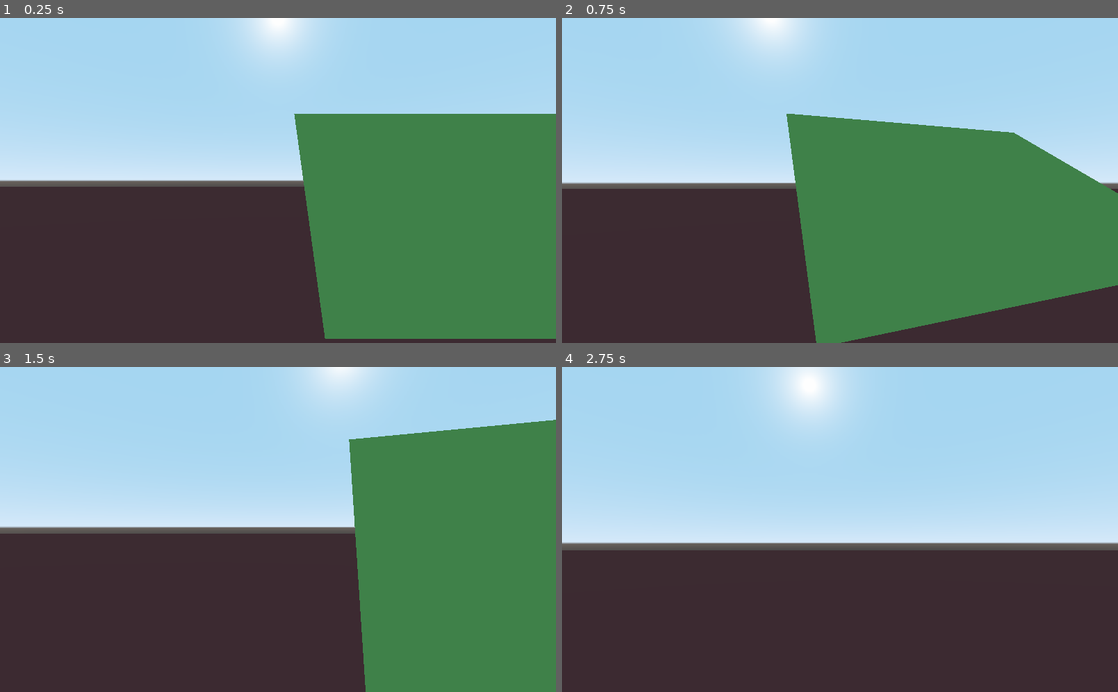
Above: before the commit, frames 1-4 (two rows, left to right).
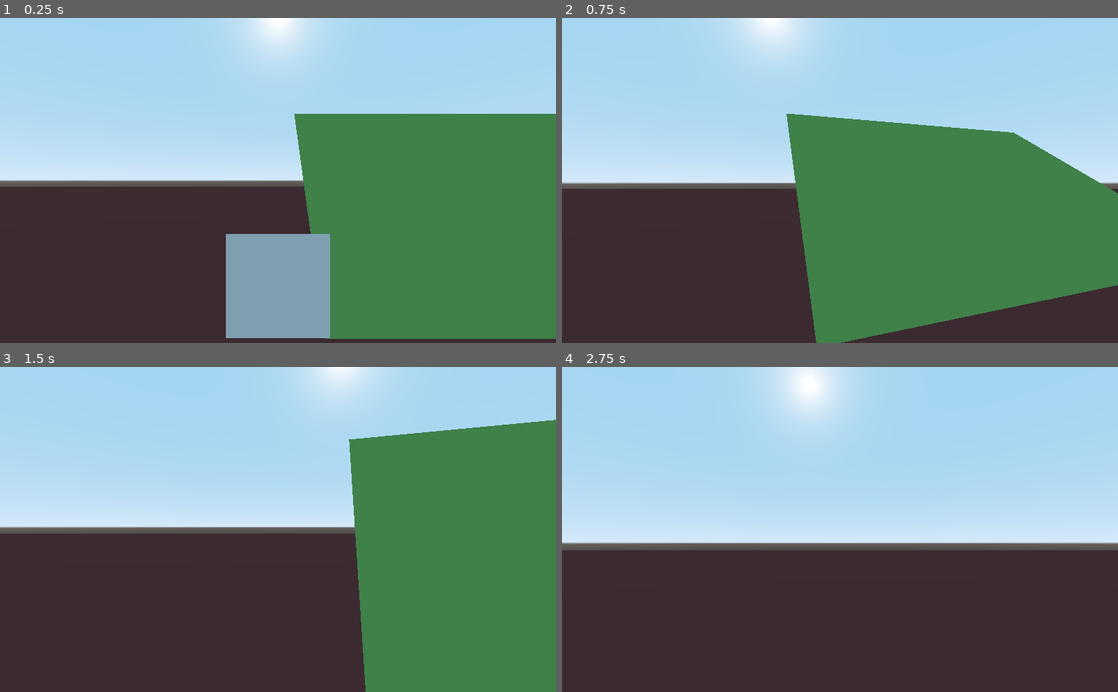
Above: after the commit, the same moments.

Repository: texaco/FPS-base
Game: Godot game, scene res://World.tscn
Same seed, same stepped clock (60 frames per second), same inputs: the game is played once before the commit and once after it.
Inputs (mouse positions are in pixels of both pictures, inside the frame that each line leads up to):
- Up to frame 1 (0.25 s): no input
- Up to frame 2 (0.75 s): tap Enter (ui_accept) at 0.5, 0.6 s; move the mouse to (867, 180) at 0.52 s; hold Up (ui_up) from 0.53 s (still down)
- Up to frame 3 (1.5 s): keep holding Up (ui_up); tap Space (jump) at 0.77 s; move the mouse to (250, 529) at 1.27 s; tap F (fly) at 1.35 s
- Up to frame 4 (2.75 s): keep holding Up (ui_up); tap Space (jump) at 1.52 s; tap Enter (ui_accept) at 1.55, 2.3 s; move the mouse to (851, 523) at 2.02 s; hold Shift (run) from 2.03 s (still down)

The runs differ from the first frame. In frame 1, 6.0% of the frame differs, in the area x 40-60%, y 66-99%; in frame 2, nothing differs; in frame 3, less than 0.1%; in frame 4, nothing differs.

Commit message:
Add secret chamber with signals and animations

Diff:
--- /dev/null
+++ b/AnimationScn.gd
@@ -0,0 +1,6 @@
+extends Spatial
+
+signal leaver_on
+
+func _on_Area_body_entered(body):
+	emit_signal("leaver_on")
--- a/AnimationScn.tscn
+++ b/AnimationScn.tscn
@@ -1,6 +1,7 @@
-[gd_scene load_steps=10 format=2]
+[gd_scene load_steps=11 format=2]
 
-[ext_resource path="res://wtf.gd" type="Script" id=1]
+[ext_resource path="res://AnimationScn.gd" type="Script" id=1]
+[ext_resource path="res://wtf.gd" type="Script" id=2]
 
 [sub_resource type="Animation" id=1]
 tracks/0/type = "value"
@@ -39,10 +40,11 @@
 height = 0.5
 
 [node name="AnimationScn" type="Spatial"]
+script = ExtResource( 1 )
 
 [node name="wtf" type="AnimationPlayer" parent="."]
 anims/LeaverAnimation = SubResource( 1 )
-script = ExtResource( 1 )
+script = ExtResource( 2 )
 
 [node name="LeaverBase" type="MeshInstance" parent="."]
 mesh = SubResource( 2 )
@@ -80,4 +82,5 @@
 mesh = SubResource( 8 )
 material/0 = null
 
+[connection signal="body_entered" from="LeaverBase/Area" to="." method="_on_Area_body_entered"]
 [connection signal="body_entered" from="LeaverBase/Area" to="wtf" method="_on_Area_body_entered"]
--- /dev/null
+++ b/MenuScn.gd
@@ -0,0 +1,6 @@
+extends Spatial
+
+
+
+func _on_World_show_menu():
+	$AnimationPlayer.play("Menu")
--- /dev/null
+++ b/MenuScn.tscn
@@ -0,0 +1,33 @@
+[gd_scene load_steps=4 format=2]
+
+[ext_resource path="res://MenuScn.gd" type="Script" id=1]
+
+[sub_resource type="QuadMesh" id=1]
+
+[sub_resource type="Animation" id=2]
+resource_name = "Menu"
+tracks/0/type = "value"
+tracks/0/path = NodePath("Menu:rotation_degrees")
+tracks/0/interp = 1
+tracks/0/loop_wrap = true
+tracks/0/imported = false
+tracks/0/enabled = true
+tracks/0/keys = {
+"times": PoolRealArray( 0, 1 ),
+"transitions": PoolRealArray( 1, 1 ),
+"update": 0,
+"values": [ Vector3( -127.48, 0, 0 ), Vector3( 0, 0, 0 ) ]
+}
+
+[node name="MenuScn" type="Spatial"]
+script = ExtResource( 1 )
+
+[node name="Menu" type="Spatial" parent="."]
+
+[node name="MeshInstance" type="MeshInstance" parent="Menu"]
+transform = Transform( 1, 0, 0, 0, 1, 0, 0, 0, 1, 0, 0, -2.22473 )
+mesh = SubResource( 1 )
+material/0 = null
+
+[node name="AnimationPlayer" type="AnimationPlayer" parent="."]
+anims/Menu = SubResource( 2 )
--- /dev/null
+++ b/SecretChamber.gd
@@ -0,0 +1,4 @@
+extends Spatial
+
+func _on_LeaverScn_leaver_on():
+	$AnimationPlayer.play("OpeningDoor")
--- /dev/null
+++ b/SecretChamber.tscn
@@ -0,0 +1,95 @@
+[gd_scene load_steps=10 format=2]
+
+[ext_resource path="res://SecretChamber.gd" type="Script" id=1]
+[ext_resource path="res://DynamicTexture.tres" type="Material" id=2]
+
+[sub_resource type="CubeMesh" id=1]
+
+[sub_resource type="BoxShape" id=6]
+extents = Vector3( 3, 3, 0.25 )
+
+[sub_resource type="QuadMesh" id=2]
+size = Vector2( 6, 6 )
+
+[sub_resource type="OpenSimplexNoise" id=5]
+seed = 50
+
+[sub_resource type="NoiseTexture" id=4]
+seamless = true
+noise = SubResource( 5 )
+
+[sub_resource type="SpatialMaterial" id=3]
+albedo_color = Color( 0.917647, 0.470588, 0.909804, 1 )
+roughness = 0.2
+roughness_texture = SubResource( 4 )
+roughness_texture_channel = 4
+
+[sub_resource type="Animation" id=7]
+resource_name = "OpeningDoor"
+tracks/0/type = "value"
+tracks/0/path = NodePath("Door:translation")
+tracks/0/interp = 1
+tracks/0/loop_wrap = true
+tracks/0/imported = false
+tracks/0/enabled = true
+tracks/0/keys = {
+"times": PoolRealArray( 0, 1 ),
+"transitions": PoolRealArray( 1, 1 ),
+"update": 0,
+"values": [ Vector3( 0, 0, 3 ), Vector3( 0, 5.26966, 3 ) ]
+}
+
+[node name="SecretChamber" type="Spatial"]
+script = ExtResource( 1 )
+
+[node name="Core" type="MeshInstance" parent="."]
+mesh = SubResource( 1 )
+material/0 = ExtResource( 2 )
+
+[node name="Walls" type="Spatial" parent="."]
+
+[node name="StaticBody" type="StaticBody" parent="Walls"]
+editor/display_folded = true
+
+[node name="CollisionShapeBack" type="CollisionShape" parent="Walls/StaticBody"]
+transform = Transform( 1, 0, 0, 0, 1, 0, 0, 0, 1, 0, 0, -3 )
+shape = SubResource( 6 )
+
+[node name="CollisionShapeLeft" type="CollisionShape" parent="Walls/StaticBody"]
+transform = Transform( -4.37114e-08, 0, 1, 0, 1, 0, -1, 0, -4.37114e-08, -3, 0, 0 )
+shape = SubResource( 6 )
+
+[node name="CollisionShapeRight" type="CollisionShape" parent="Walls/StaticBody"]
+transform = Transform( -4.37114e-08, 0, 1, 0, 1, 0, -1, 0, -4.37114e-08, 3, 0, 0 )
+shape = SubResource( 6 )
+
+[node name="WallLeft" type="MeshInstance" parent="Walls"]
+transform = Transform( -4.37114e-08, 0, 1, 0, 1, 0, -1, 0, -4.37114e-08, 3, 0, 0 )
+mesh = SubResource( 2 )
+material/0 = SubResource( 3 )
+
+[node name="WallRight" type="MeshInstance" parent="Walls"]
+transform = Transform( 1.19249e-08, 0, -1, 0, 1, 0, 1, 0, 1.19249e-08, -3, 0, 0 )
+mesh = SubResource( 2 )
+material/0 = SubResource( 3 )
+
+[node name="WallBack" type="MeshInstance" parent="Walls"]
+transform = Transform( -1, 0, -8.74228e-08, 0, 1, 0, 8.74228e-08, 0, -1, 0, 0, -3 )
+mesh = SubResource( 2 )
+material/0 = SubResource( 3 )
+
+[node name="Roof" type="MeshInstance" parent="Walls"]
+transform = Transform( 1, 0, 0, 0, 1.19249e-08, 1, 0, -1, 1.19249e-08, 0, 3, 0 )
+mesh = SubResource( 2 )
+material/0 = SubResource( 3 )
+
+[node name="Door" type="MeshInstance" parent="."]
+transform = Transform( 1, 0, 0, 0, 1, 0, 0, 0, 1, 0, 0, 3 )
+mesh = SubResource( 2 )
+material/0 = SubResource( 3 )
+
+[node name="AnimationPlayer" type="AnimationPlayer" parent="."]
+anims/OpeningDoor = SubResource( 7 )
+
+[node name="Camera" type="Camera" parent="."]
+transform = Transform( 1, 0, 0, 0, 1, 0, 0, 0, 1, 0, 0, 8 )
--- a/World.gd
+++ b/World.gd
@@ -5,6 +5,7 @@
 # var b = "text"
 
 const DEBUG = true
+signal show_menu
 
 # Called when the node enters the scene tree for the first time.
 func _ready():
@@ -17,6 +18,8 @@
 		get_tree().quit()
 	if (Input.is_action_just_pressed("ui_home")):
 		get_tree().reload_current_scene()
+	if Input.is_action_just_pressed("ui_accept"):
+		emit_signal("show_menu")
 
 func _input(event):
 	if event is InputEventMouseButton:
--- a/World.tscn
+++ b/World.tscn
@@ -1,10 +1,12 @@
-[gd_scene load_steps=9 format=2]
+[gd_scene load_steps=11 format=2]
 
 [ext_resource path="res://World.gd" type="Script" id=1]
 [ext_resource path="res://DynamicTexture.tscn" type="PackedScene" id=2]
 [ext_resource path="res://PlayerScn.tscn" type="PackedScene" id=3]
-[ext_resource path="res://TestEnvScn.tscn" type="PackedScene" id=4]
-[ext_resource path="res://AnimationScn.tscn" type="PackedScene" id=5]
+[ext_resource path="res://MenuScn.tscn" type="PackedScene" id=4]
+[ext_resource path="res://TestEnvScn.tscn" type="PackedScene" id=5]
+[ext_resource path="res://AnimationScn.tscn" type="PackedScene" id=6]
+[ext_resource path="res://SecretChamber.tscn" type="PackedScene" id=7]
 
 [sub_resource type="QuadMesh" id=1]
 
@@ -15,6 +17,7 @@
 points = PoolVector3Array( -0.5, -0.5, 0, -0.5, 0.5, 0, 0.5, 0.5, 0, -0.5, -0.5, 0, 0.5, 0.5, 0, 0.5, -0.5, 0 )
 
 [node name="World" type="Spatial"]
+transform = Transform( 1, 0, 0, 0, 1, 0, 0, 0, 1, -5.37358, 0, 0 )
 script = ExtResource( 1 )
 
 [node name="Floor" type="MeshInstance" parent="."]
@@ -34,7 +37,16 @@
 [node name="PlayerScn" parent="." instance=ExtResource( 3 )]
 transform = Transform( 1, 0, 0, 0, 1, 0, 0, 0, 1, -16.553, 0, 5.47571 )
 
-[node name="TestEnvScn" parent="." instance=ExtResource( 4 )]
+[node name="MenuScn" parent="PlayerScn" instance=ExtResource( 4 )]
+transform = Transform( 1, 0, 0, 0, 1, 0, 0, 0, 1, 0, 1.63113, 0 )
 
-[node name="AnimationScn" parent="." instance=ExtResource( 5 )]
+[node name="TestEnvScn" parent="." instance=ExtResource( 5 )]
+
+[node name="LeaverScn" parent="." instance=ExtResource( 6 )]
 transform = Transform( 0.00373558, 0, 0.419128, 0, 0.419144, 0, -0.419128, 0, 0.00373558, -21.2491, 2.38635, 6.1292 )
+
+[node name="SecretChamber" parent="." instance=ExtResource( 7 )]
+transform = Transform( -0.0196755, 0, 0.999806, 0, 1, 0, -0.999806, 0, -0.0196755, -25.223, 3.67293, 5.62002 )
+
+[connection signal="show_menu" from="." to="PlayerScn/MenuScn" method="_on_World_show_menu"]
+[connection signal="leaver_on" from="LeaverScn" to="SecretChamber" method="_on_LeaverScn_leaver_on"]
--- a/wtf.gd
+++ b/wtf.gd
@@ -1,4 +1,5 @@
 extends AnimationPlayer
+
 
 var played = false
 func _on_Area_body_entered(body):
Not shown: 2 places in TestEnvScn.tscn that only renumber resources
